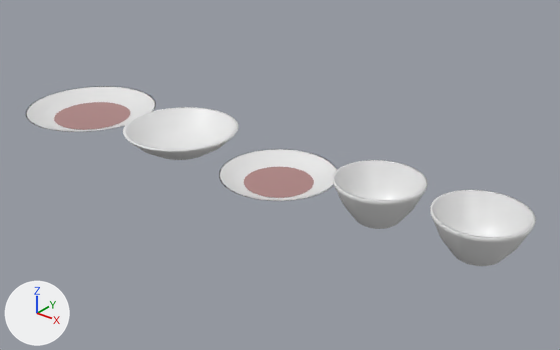
The glTF model public/modelos/RAY-06.glb as it was, and as the next commit left it.
Rendered twice from a 50 mm lens placed at (0.867, -0.961, 0.613), pointed at (0.071, 0.033, -0.003). Lighting does not change. The marker at lower left points along +X, +Y and +Z. The picture after the commit comes second. Where no turn or scale is listed for an object, it has been applied to the vertices.
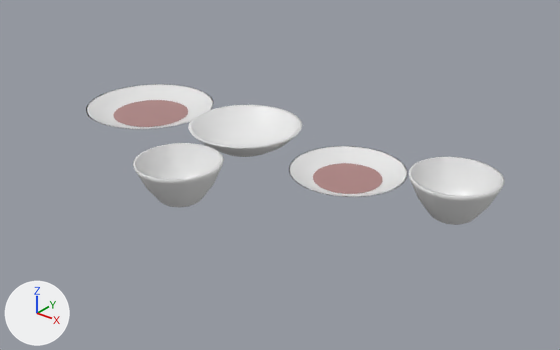
Pixel boxes [x1, y1, x2, y2] of what changed, in the pictures (560 x 350 px):
'Mesh_6', moved: before [430, 190, 536, 266]; after [133, 143, 224, 207]
'Mesh_5', moved: before [332, 160, 428, 229]; after [409, 157, 504, 225]
'Mesh_2', moved: before [123, 107, 238, 160]; after [188, 105, 302, 157]
'Mesh_3', moved: before [219, 149, 337, 201]; after [289, 146, 408, 197]
'Mesh_0', moved: before [26, 86, 156, 132]; after [86, 84, 214, 129]
'Mesh_4', moved: before [244, 167, 314, 198]; after [313, 163, 382, 194]
'Mesh_1', moved: before [54, 102, 130, 130]; after [114, 100, 188, 127]

What changed in the scene script:
```text
Change ob_mesh_0:
    ob_mesh_0.location: (-0.415, 0.0, 0.0) -> (-0.328, 0.088, 0.0)
Change ob_mesh_1:
    ob_mesh_1.location: (-0.415, 0.0, 0.004) -> (-0.328, 0.088, 0.004)
Change ob_mesh_2:
    ob_mesh_2.location: (-0.145, 0.0, 0.0) -> (-0.058, 0.088, 0.0)
Change ob_mesh_3:
    ob_mesh_3.location: (0.095, 0.0, 0.0) -> (0.182, 0.088, 0.0)
Change ob_mesh_4:
    ob_mesh_4.location: (0.095, 0.0, 0.004) -> (0.182, 0.088, 0.004)
Change ob_mesh_5:
    ob_mesh_5.location: (0.3, 0.0, 0.0) -> (0.388, 0.088, 0.0)
Change ob_mesh_6:
    ob_mesh_6.location: (0.475, 0.0, 0.0) -> (0.0, -0.148, 0.0)
```
